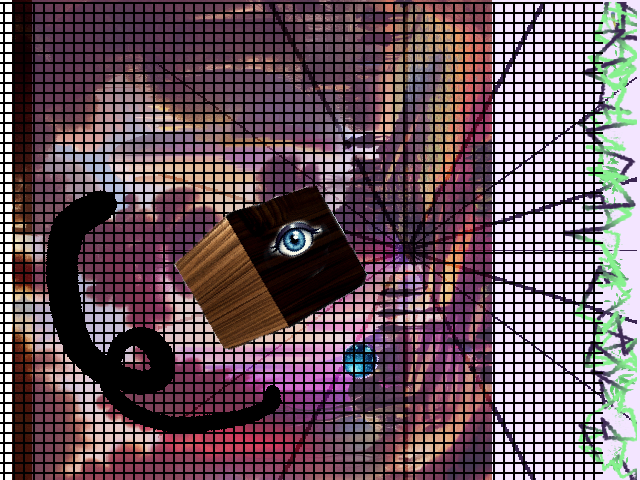
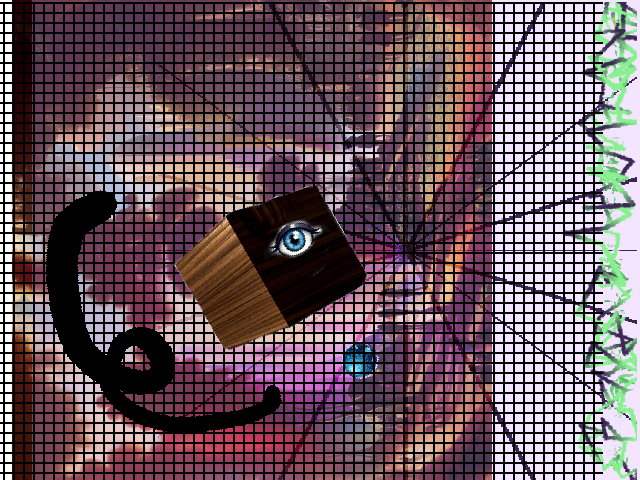
Layer changes from the first 640 x 480 image to the second:
painted on "background" over left=12, top=0, right=492, bottom=480
